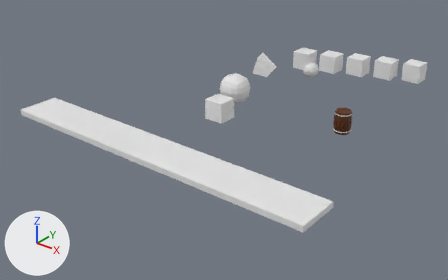
One commit to the Blender file Blender/Tonneau/tonneau.blend: the scene before it, then after it.
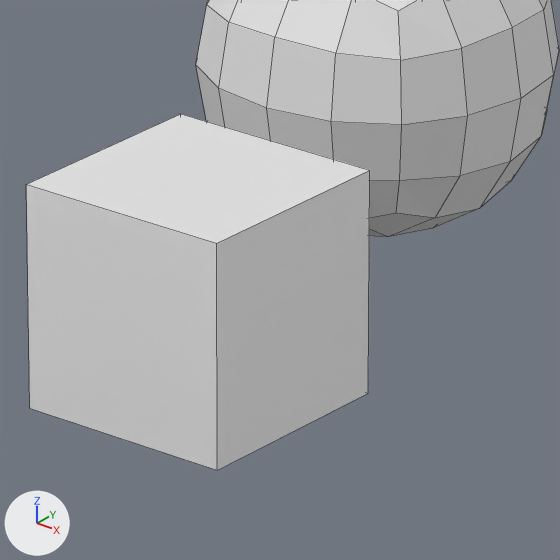
The first picture shows the older version from a camera (50 mm lens) standing at (27.5, -54.4, 26.7) and looking at (-10.1, -7.3, -2.5). The close-ups show the older and then the newer version on the part from 45% to 56% of the width and 30% to 47% of the height of that picture. Only the edits that show in the close-ups are written down. Arrows for +X, +Y and +Z are at lower left; the lights stay in place. The close-ups show mesh edges as thin lines.
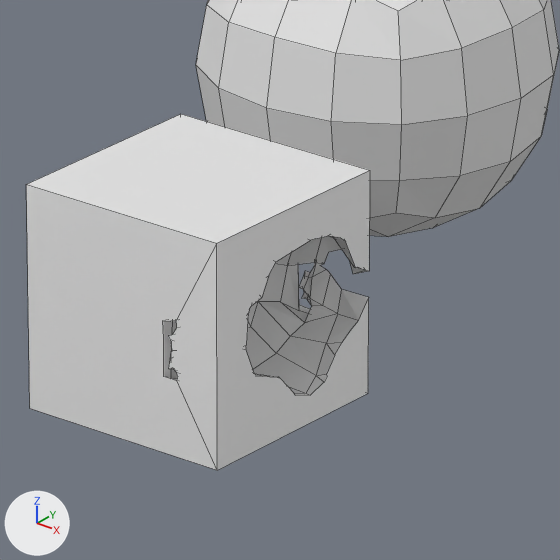
ob_suzanne is not drawn itself; it is used by a modifier of ob_cube_003.

Patch to the scene script:
```diff
--- a/Blender/Tonneau/tonneau.blend.py
+++ b/Blender/Tonneau/tonneau.blend.py
@@ ob_suzanne @@
 ob_suzanne = bpy.data.objects.new('Suzanne', me_suzanne)
-ob_suzanne.location = (-0.0682, 0.793, -0.0733)
+ob_suzanne.location = (-6.805, -10.96, 2.828)
+ob_suzanne.rotation_euler = (0.0, 0.0, 1.719)  # degrees (0, 0, 98)
 ob_suzanne.hide_render = True
```

Location of each change, (x1, y1, x2, y2) in pixels of the close-ups (560 x 560 px):
'Cube.003', reshaped
    both: (26, 114, 370, 470)
